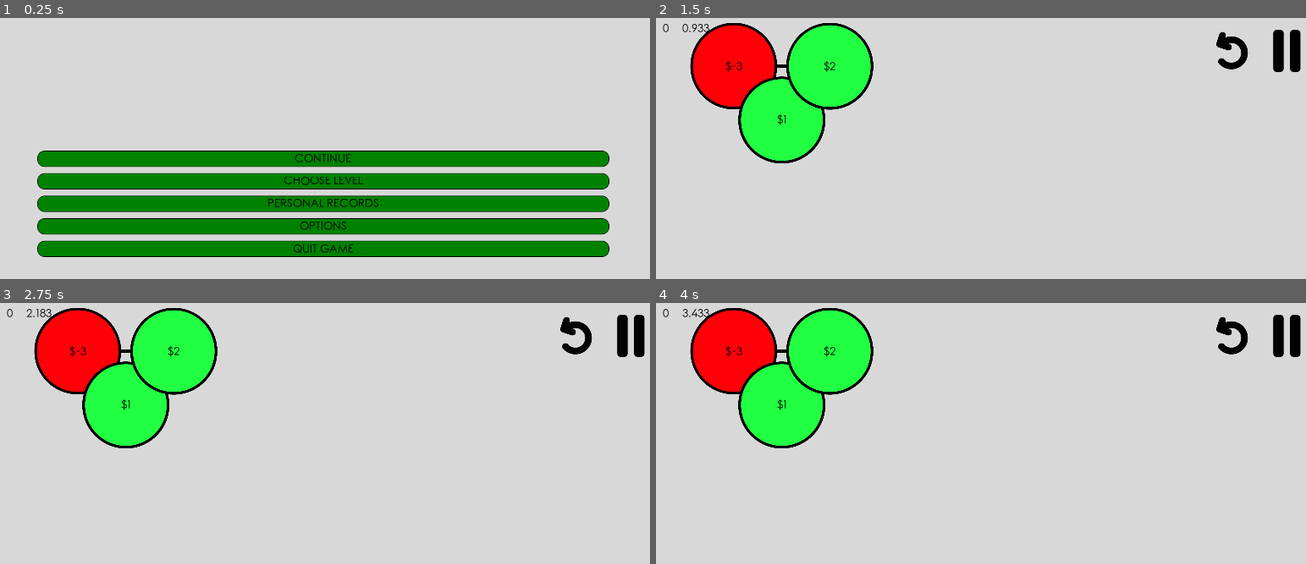
Above: before the commit, frames 1-4 (two rows, left to right).
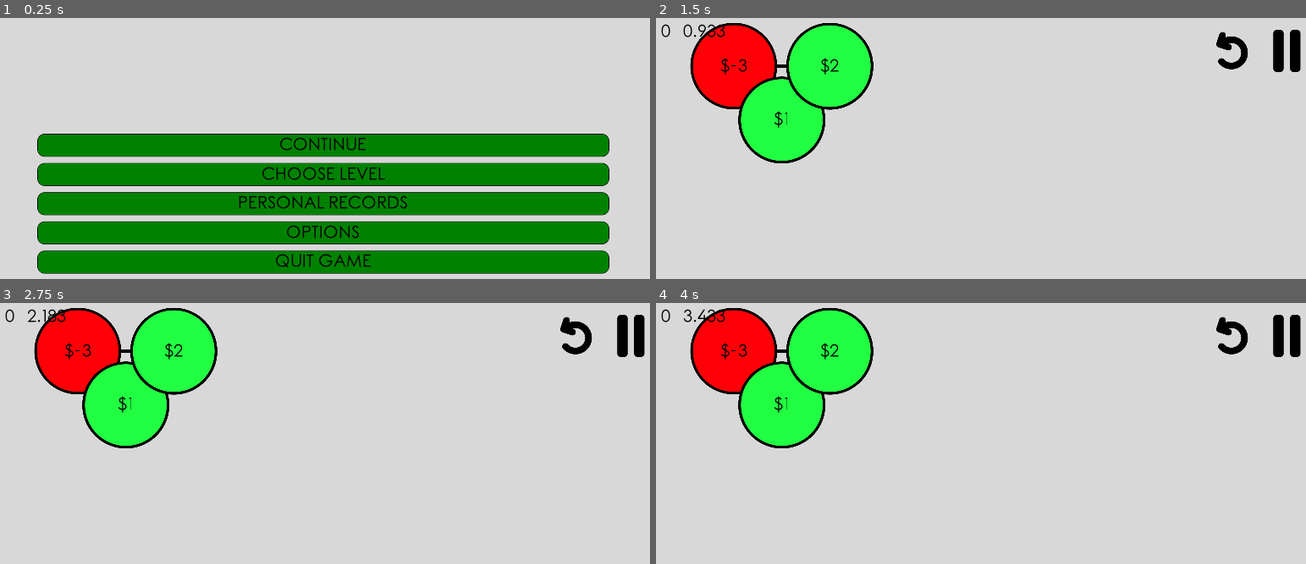
Above: after the commit, the same moments.

Repository: Inglo-Games/dollar-shuffle
Game: Godot game, scene res://scenes/main_menu.tscn
Same seed, same stepped clock (60 frames per second), same inputs: the game is played once before the commit and once after it.
Inputs (mouse positions are in pixels of both pictures, inside the frame that each line leads up to):
- Up to frame 1 (0.25 s): no input
- Up to frame 2 (1.5 s): click "CONTINUE" at 0.5 s; click "CONTINUE" at 1.25 s
- Up to frame 3 (2.75 s): click "CHOOSE LEVEL" at 2 s
- Up to frame 4 (4 s): click "PERSONAL RECORDS" at 2.75 s; click (1234, 336) at 3.5 s

The runs differ from the first frame. In frame 1, 30% of the frame differs, in the area x 5-94%, y 44-99%; in frame 2, 0.4%; in frame 3, 0.4%; in frame 4, 0.4%.

Commit message:
Increasing font size

Diff:
--- a/assets/fonts/roundedelegance.tres
+++ b/assets/fonts/roundedelegance.tres
@@ -4,7 +4,7 @@
 
 [resource]
 
-size = 32
+size = 48
 use_mipmaps = true
 use_filter = false
 font_data = ExtResource( 1 )
